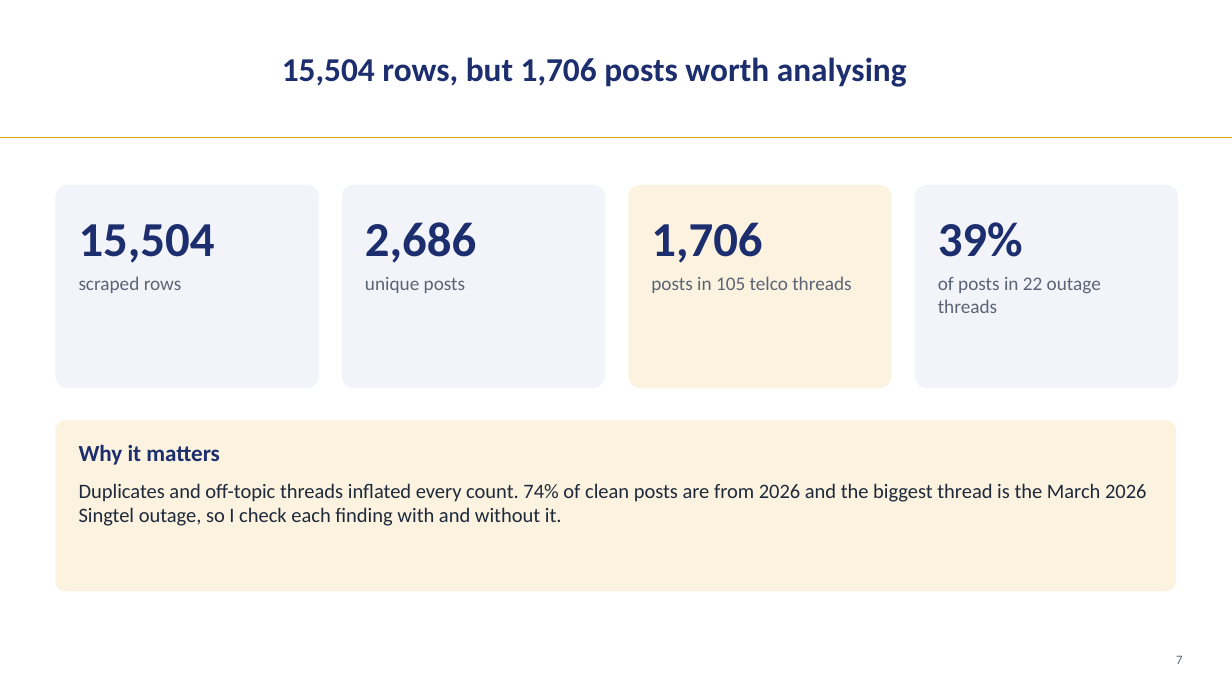
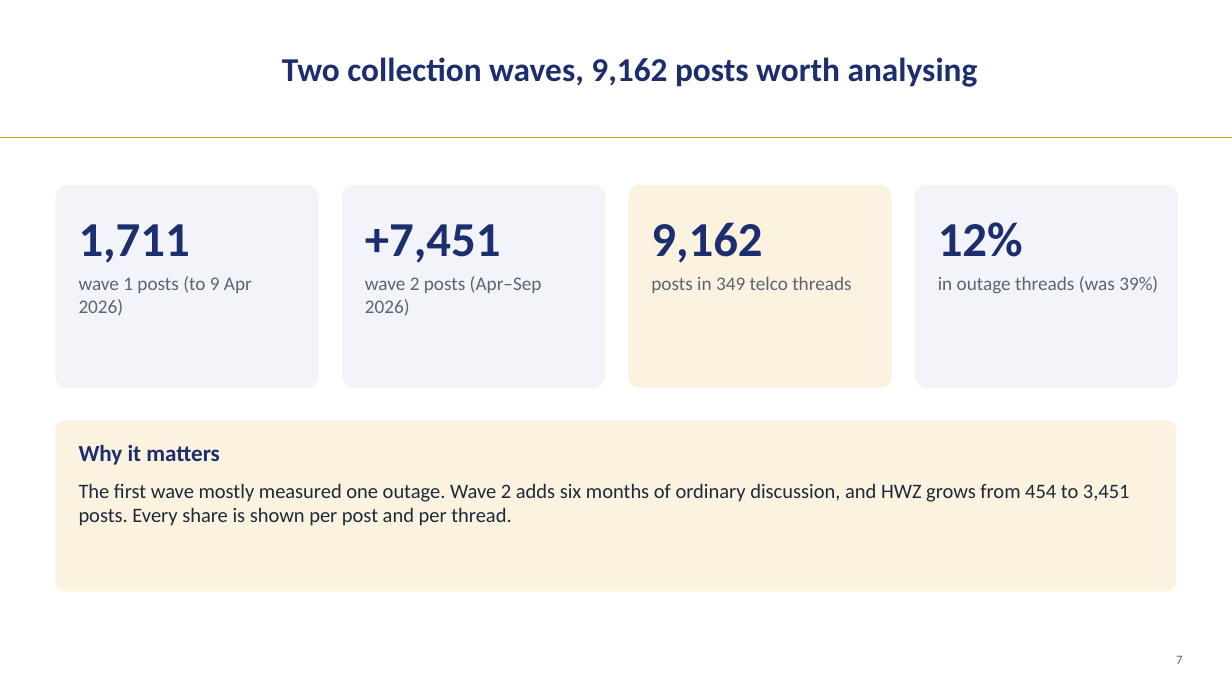
Before and after one commit to LizLicense/Public-Sentiment-Analysis-LLM-powered-Issue-Extraction, a slide deck: slide 7 of presentation/capstone_walkthrough.pptx. Drawn at 1232x693 pixels with LibreOffice and Linux fonts; fonts in the diff are those of the drawing; background and template pictures are left out. Boxes give left, top, right and bottom in pixels: in the first picture for what was removed or moved away, otherwise in the second. Text is boxed around its words. In the diff, an @@ line names an element or a change of style, - is before the commit and + after.

Commit message:
Scrape more data till Sep

```diff
--- a/presentation/capstone_walkthrough.pptx
+++ b/presentation/capstone_walkthrough.pptx
@@ text at [282, 57, 978, 87]: text changed @@
-15,504 rows, but 1,706 posts worth analysing
+Two collection waves, 9,162 posts worth analysing
@@ text at [79, 224, 190, 263]: text changed @@
-15,504
+1,711
@@ text at [365, 224, 501, 263]: text changed @@
-2,686
++7,451
@@ text at [651, 222, 762, 263]: text changed @@
-1,706
+9,162
@@ text at [938, 222, 1023, 257]: text changed @@
-39%
+12%
@@ text at [79, 276, 252, 315]: text changed @@
-scraped rows
+wave 1 posts (to 9 Apr 2026)
@@ text at [365, 276, 542, 316]: text changed @@
-unique posts
+wave 2 posts (Apr–Sep 2026)
@@ text at [651, 276, 851, 293]: text changed @@
-posts in 105 telco threads
+posts in 349 telco threads
@@ text at [938, 276, 1158, 294]: text changed @@
-of posts in 22 outage threads
+in outage threads (was 39%)
@@ text at [79, 483, 1130, 526]: text changed @@
-Duplicates and off-topic threads inflated every count. 74% of clean posts are from 2026 and the biggest thread is the March 2026 Singtel outage, so I check each finding with and without it.
+The first wave mostly measured one outage. Wave 2 adds six months of ordinary discussion, and HWZ grows from 454 to 3,451 posts. Every share is shown per post and per thread.
```
Also in this commit, not shown: 17 other slides changed, 1 slide added, 13 other files.
